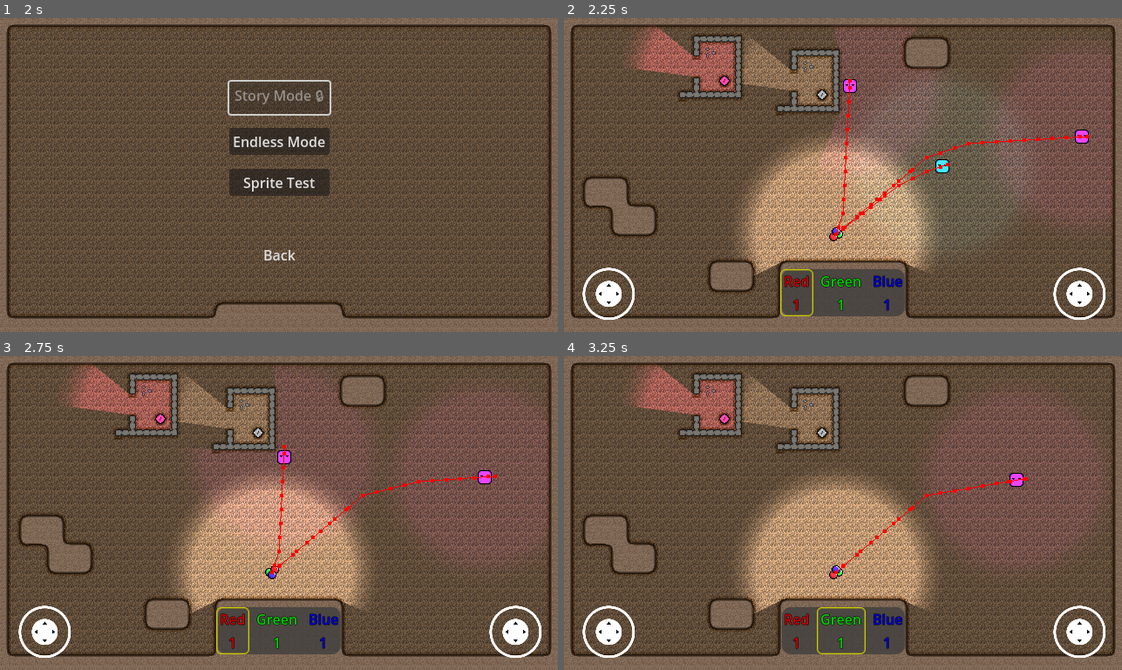
Above: before the commit, frames 1-4 (two rows, left to right).
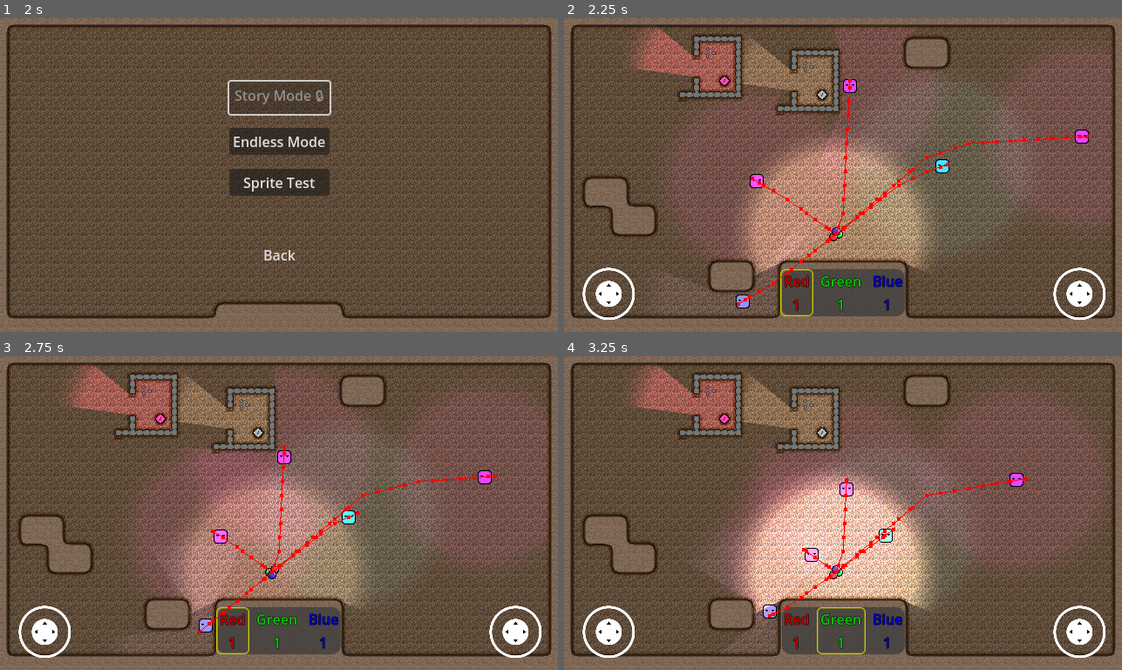
Above: after the commit, the same moments.

Repository: Degenerate-Games/shadows-below
Game: Godot game, scene res://scenes/menus/main_menu.tscn
Same seed, same stepped clock (60 frames per second), same inputs: the game is played once before the commit and once after it.
Inputs (mouse positions are in pixels of both pictures, inside the frame that each line leads up to):
- Up to frame 1 (2 s): click (279, 206) at 0.5 s; click (279, 206) at 1.25 s
- Up to frame 2 (2.25 s): click "Endless Mode" at 2 s
- Up to frame 3 (2.75 s): no input
- Up to frame 4 (3.25 s): move the mouse to (965, 497) at 2.77 s; hold L (mixing_ui_right) from 2.78 s (still down); click (965, 497) at 2.92 s

Frame 1 is identical in both runs. In frame 2, 1.6% of the frame differs, in the area x 17-64%, y 26-94%; in frame 3, 5.5%; in frame 4, 16%, in the area x 25-73%, y 16-94%.

Commit message:
Add aura pulsing, when the pulse reaches its maximum it will damage enemies and interact with keys

Diff:
--- a/scenes/player.tscn
+++ b/scenes/player.tscn
@@ -112,7 +112,10 @@
 [node name="CollisionShape2D2" type="CollisionShape2D" parent="Area2D"]
 shape = SubResource("CircleShape2D_2pfb1")
 
+[node name="AuraPulseTimer" type="Timer" parent="."]
+
 [connection signal="area_entered" from="Area2D" to="." method="_on_area_2d_area_entered"]
 [connection signal="area_exited" from="Area2D" to="." method="_on_area_2d_area_exited"]
 [connection signal="body_entered" from="Area2D" to="." method="_on_area_2d_body_entered"]
 [connection signal="body_exited" from="Area2D" to="." method="_on_area_2d_body_exited"]
+[connection signal="timeout" from="AuraPulseTimer" to="." method="_on_aura_pulse_timer_timeout"]
--- a/scripts/player.gd
+++ b/scripts/player.gd
@@ -1,29 +1,33 @@
 extends CharacterBody2D
 
 @export_category("Player Variables")
-@export var max_speed: float = 250
-@export var acceleration: float = 1500
-@export var friction: float = 600
+@export var max_speed: float = 250 ## The maximum speed the player can move
+@export var acceleration: float = 1500 ## The rate at which the player can speed up
+@export var friction: float = 600 ## The rate at which the player slows down
+@export var aura_pulse_speed: float = .5 ## How many times per second the aura will pulse
 
 var animation_controller: AnimatedSprite2D
 var aura: PointLight2D
+var aura_pulse_timer: Timer
 
 var affected_enemies: Array[Node2D]
 var affected_interactables: Array[Node2D]
+var base_aura_energy: float
 
 # Called when the node enters the scene tree for the first time.
 func _ready():
 	animation_controller = $AnimatedSprite2D
 	aura = $PointLight2D
+	aura_pulse_timer = $AuraPulseTimer
+	aura_pulse_timer.wait_time = 1 / aura_pulse_speed
+	aura_pulse_timer.start()
+	base_aura_energy = aura.energy
 	affected_enemies = []
 	affected_interactables = []
 
 # Called every frame. 'delta' is the elapsed time since the previous frame.
 func _process(_delta):
-	for enemy in affected_enemies:
-		var enemy_color = enemy.get_color()
-		if enemy_color.r <= aura.color.r and enemy_color.g <= aura.color.g and enemy_color.b <= aura.color.b:
-			enemy.take_damage(1)
+	handle_aura_pulse()
 
 func _physics_process(delta):
 	handle_movement(delta)
@@ -44,6 +48,25 @@
 
 func _on_color_mixing_ui_color_changed(color):
 	handle_color_change(color)
+
+func handle_aura_pulse():
+	if not aura:
+		return
+	var timer_percentage = aura_pulse_timer.time_left / aura_pulse_timer.wait_time
+	var pulse = 1 + aura_pulse_speed * sin(timer_percentage * 2 * PI)
+	aura.energy = base_aura_energy * pulse
+
+func damage_enemies():
+	for enemy in affected_enemies:
+		var enemy_color = enemy.get_color()
+		if enemy_color.r <= aura.color.r and enemy_color.g <= aura.color.g and enemy_color.b <= aura.color.b:
+			enemy.take_damage(1)
+
+func interact():
+	for interactable in affected_interactables:
+		var interactable_color = interactable.get_color()
+		if interactable_color.r <= aura.color.r and interactable_color.g <= aura.color.g and interactable_color.b <= aura.color.b:
+			interactable.interact()
 
 func take_damage(damage: int):
 	if not aura:
@@ -71,13 +94,6 @@
 	handle_color_change(Color(red.value, green.value, blue.value))
 	# TODO:Update the UI to reflect the new color
 
-func _on_interactable_timer_timeout(interactable):
-	if interactable.has_method("get_color"):
-		var interactable_color = interactable.get_color()
-		if interactable_color.r > aura.color.r or interactable_color.g > aura.color.g or interactable_color.b > aura.color.b:
-			return
-	interactable.interact()
-
 func _on_area_2d_body_entered(body):
 	if body.has_method("take_damage"):
 		affected_enemies.append(body)
@@ -88,12 +104,12 @@
 
 func _on_area_2d_area_entered(area):
 	if area.has_method("interact"):
-		area.get_interact_timer().connect("timeout", _on_interactable_timer_timeout.bind(area))
-		area.get_interact_timer().start()
 		affected_interactables.append(area)
 
 func _on_area_2d_area_exited(area):
 	if area in affected_interactables:
-		area.get_interact_timer().disconnect("timeout", _on_interactable_timer_timeout.bind(area))
-		area.get_interact_timer().stop()
 		affected_interactables.erase(area)
+
+func _on_aura_pulse_timer_timeout():
+	damage_enemies()
+	interact()
